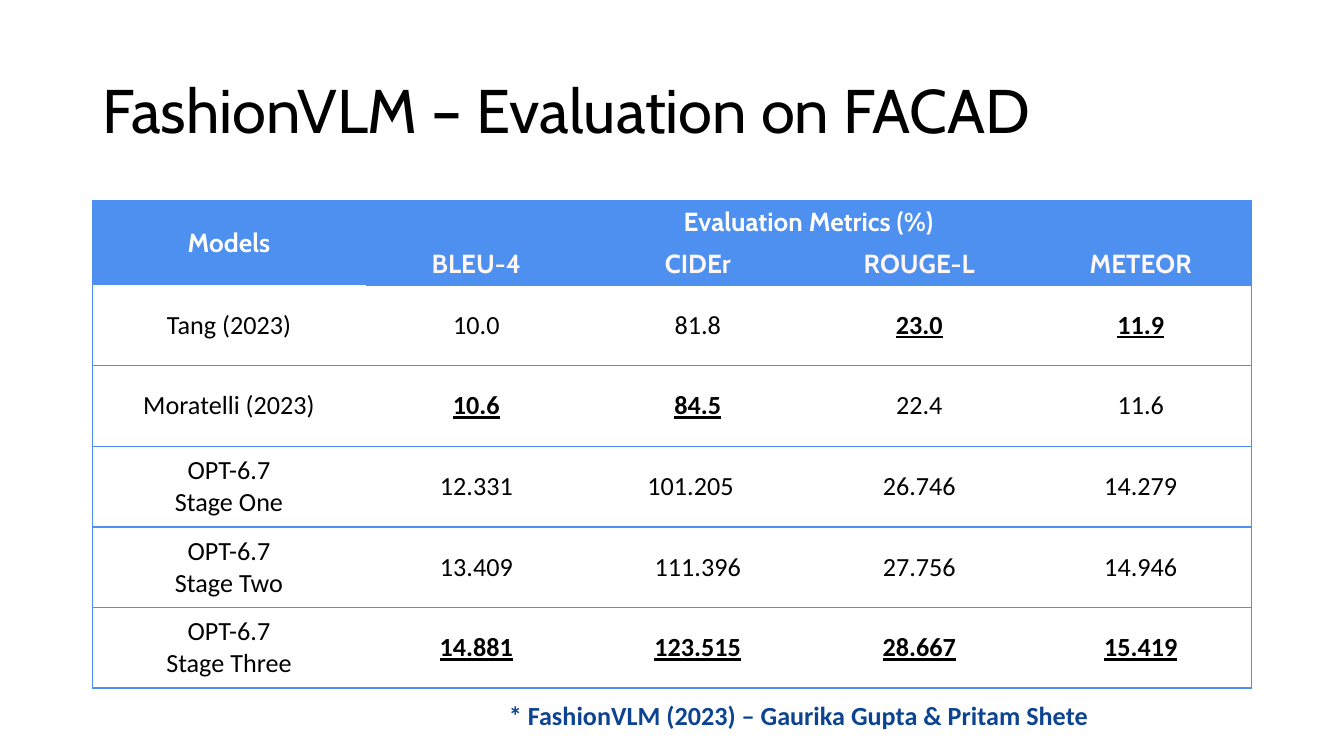
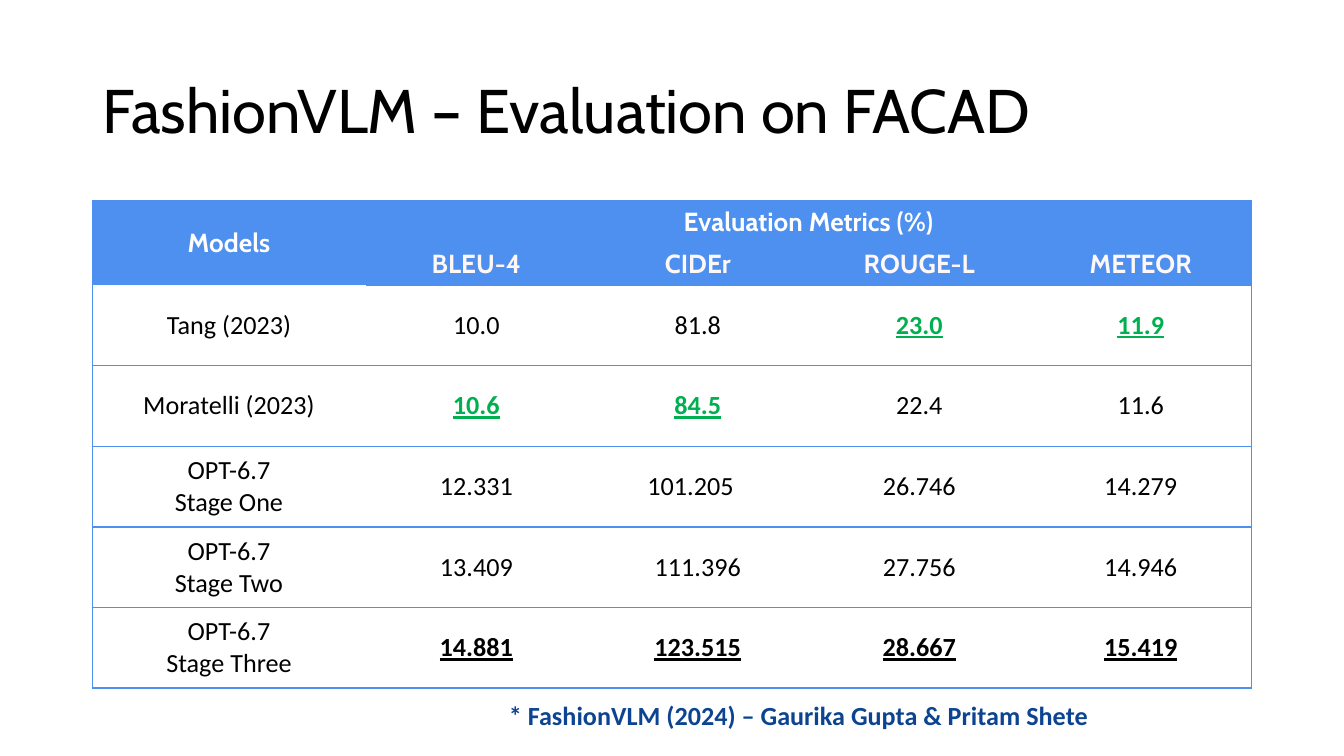
Before and after one commit to look4pritam/LargeLanguageModels, a slide deck: slide 38 of Presentations/IUAC-2024/Introduction_to_Large_Language_Models-From_Foundation_to_Real_World_Applications.pptx. Drawn at 1344x756 pixels with LibreOffice and Linux fonts; fonts in the diff are those of the drawing. Boxes give left, top, right and bottom in pixels: in the first picture for what was removed or moved away, otherwise in the second. Text is boxed around its words. In the diff, an @@ line names an element or a change of style, - is before the commit and + after.

```diff
--- a/Presentations/IUAC-2024/Introduction_to_Large_Language_Models-From_Foundation_to_Real_World_Applications.pptx
+++ b/Presentations/IUAC-2024/Introduction_to_Large_Language_Models-From_Foundation_to_Real_World_Applications.pptx
@@ table at [93, 202, 1253, 688] @@
@@ text colour #000000 to #00B050 in "23.0", "11.9", "10.6", "84.5" @@
@@ text at [528, 705, 1087, 729]: text changed @@
-* FashionVLM (2023) – Gaurika Gupta & Pritam Shete
+* FashionVLM (2024) – Gaurika Gupta & Pritam Shete
```
Also in this commit, not shown: 5 other slides changed.
